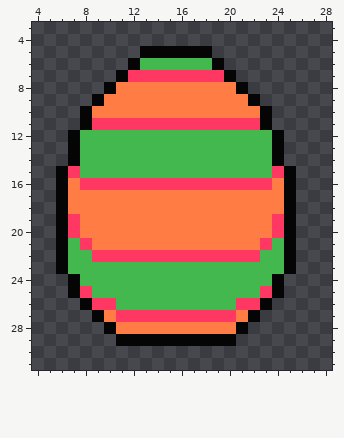
Edited in one commit: pixel-art sprite (assets/egg1.png). The picture above is the old version.
The file is 32x32 pixels. Colours within 5 levels of each other are drawn and written as one. Shown: x 4..28, y 3..31.
The result:
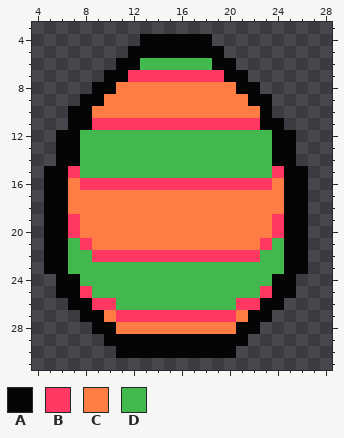
Palette (. is transparent): A #050505  B #ff3863  C #ff7c44  D #42b84e
Changes in this commit:
@@ x 4..28 @@
  3 .........................
- 4 .........................
- 5 .........AAAAAA..........
- 6 ........ADDDDDDA.........
- 7 .......ABBBBBBBBA........
- 8 ......ACCCCCCCCCCA.......
- 9 .....ACCCCCCCCCCCCA......
-10 ....ACCCCCCCCCCCCCCA.....
-11 ....ABBBBBBBBBBBBBBA.....
-12 ...ADDDDDDDDDDDDDDDDA....
-13 ...ADDDDDDDDDDDDDDDDA....
-14 ...ADDDDDDDDDDDDDDDDA....
-15 ..ABDDDDDDDDDDDDDDDDBA...
-16 ..ACBBBBBBBBBBBBBBBBCA...
-17 ..ACCCCCCCCCCCCCCCCCCA...
-18 ..ACCCCCCCCCCCCCCCCCCA...
-19 ..ABCCCCCCCCCCCCCCCCBA...
-20 ..ABCCCCCCCCCCCCCCCCBA...
-21 ..ADBCCCCCCCCCCCCCCBDA...
-22 ..ADDBBBBBBBBBBBBBBDDA...
-23 ..ADDDDDDDDDDDDDDDDDDA...
-24 ...ADDDDDDDDDDDDDDDDA....
-25 ...ABDDDDDDDDDDDDDDBA....
-26 ....ABBDDDDDDDDDDBBA.....
-27 .....ACBBBBBBBBBBCA......
-28 ......ACCCCCCCCCCA.......
-29 .......AAAAAAAAAA........
-30 .........................
+ 4 .........AAAAAA..........
+ 5 ........AAAAAAAA.........
+ 6 .......AADDDDDDAA........
+ 7 ......AABBBBBBBBAA.......
+ 8 .....AACCCCCCCCCCAA......
+ 9 ....AACCCCCCCCCCCCAA.....
+10 ...AACCCCCCCCCCCCCCA.....
+11 ...AABBBBBBBBBBBBBBAA....
+12 ..AADDDDDDDDDDDDDDDDAA...
+13 ..AADDDDDDDDDDDDDDDDAA...
+14 ..AADDDDDDDDDDDDDDDDAA...
+15 .AABDDDDDDDDDDDDDDDDBAA..
+16 .AACBBBBBBBBBBBBBBBBCAA..
+17 .AACCCCCCCCCCCCCCCCCCAA..
+18 .AACCCCCCCCCCCCCCCCCCAA..
+19 .AABCCCCCCCCCCCCCCCCBAA..
+20 .AABCCCCCCCCCCCCCCCCBAA..
+21 .AADBCCCCCCCCCCCCCCBDAA..
+22 .AADDBBBBBBBBBBBBBBDDAA..
+23 .AADDDDDDDDDDDDDDDDDDAA..
+24 ..AADDDDDDDDDDDDDDDDAA...
+25 ..AABDDDDDDDDDDDDDDBAA...
+26 ...AABBDDDDDDDDDDBBAA....
+27 ....AACBBBBBBBBBBCAA.....
+28 .....AACCCCCCCCCCAA......
+29 ......AAAAAAAAAAAA.......
+30 .......AAAAAAAAAA........
 31 .........................
